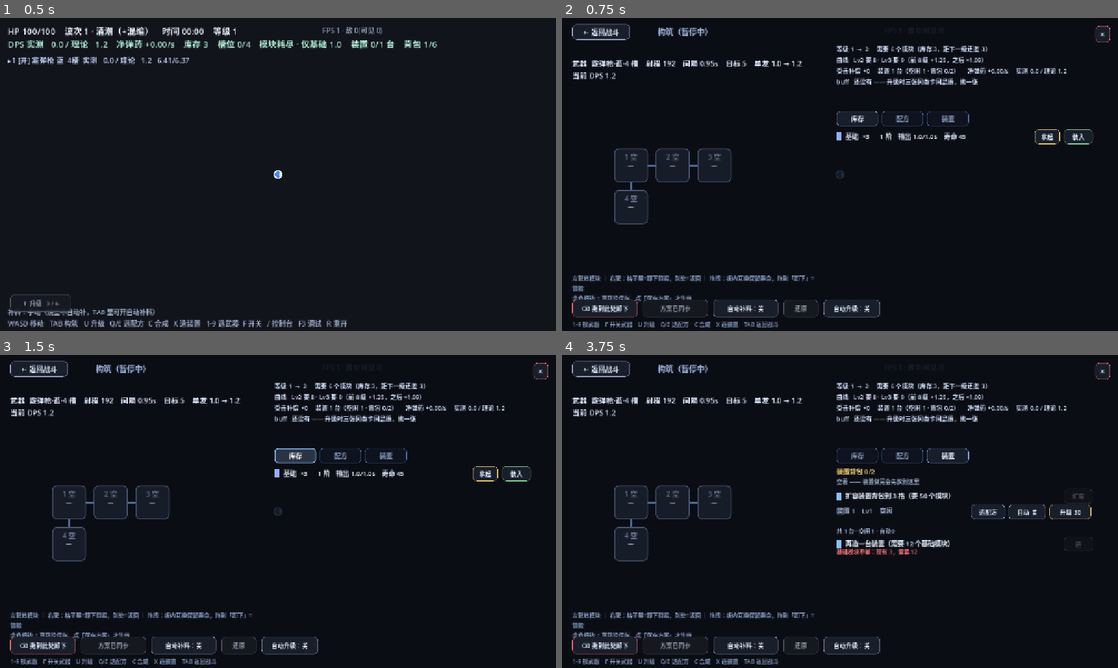
Above: before the commit, frames 1-4 (two rows, left to right).
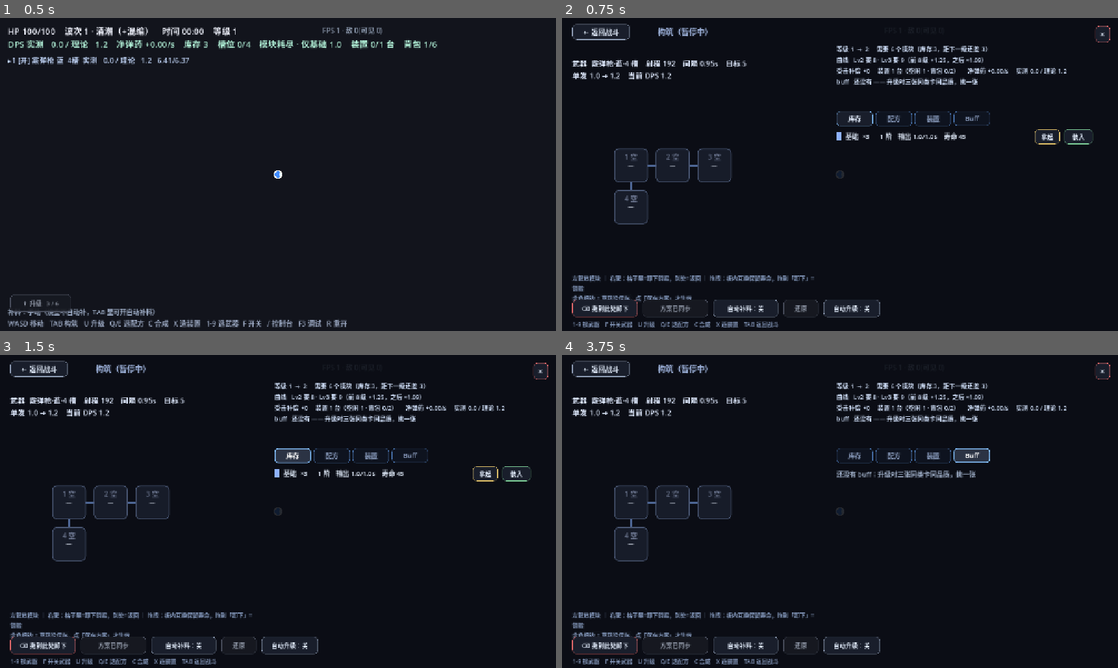
Above: after the commit, the same moments.

Repository: M1suK1/weapon-build-survivor
Game: Godot game, scene res://scenes/main.tscn
The game is run twice, just before and just after one commit, with the same random seed, the same clock (stepped at 60 frames per second) and the same inputs.
Inputs (mouse positions are in pixels of both pictures, inside the frame that each line leads up to):
- Up to frame 1 (0.5 s): no input
- Up to frame 2 (0.75 s): tap Enter at 0.5 s; move the mouse to (962, 158) at 0.52 s; hold D from 0.53 s (still down); tap Tab at 0.6 s; click (962, 158) at 0.67 s
- Up to frame 3 (1.5 s): tap Space at 0.77 s; release D at 1.25 s; click "库存" at 1.25 s
- Up to frame 4 (3.75 s): click "配方" at 2 s; click "装置" at 2.75 s; click (973, 455) at 3.5 s, where only the run after the commit has a clickable "Buff"

Frame 1 is identical in both runs. In frame 2, 0.7% of the frame differs, in the area x 1-77%, y 13-35%; in frame 3, 0.7%; in frame 4, 3.0%, in the area x 1-96%, y 13-65%.

Commit message:
fix(ui): 修好构筑屏右栏整块空白（buff 列表缺 fam 键），右栏新增 Buff 一栏

Diff:
--- a/scripts/game.gd
+++ b/scripts/game.gd
@@ -1129,10 +1129,10 @@
 	tab_bar = Control.new()
 	tab_bar.position = Vector2(632, 214)
 	build_root.add_child(tab_bar)
-	var tab_names := ["库存", "配方", "装置"]
-	for i in 3:
-		var tb := UIKit.button(tab_names[i], Vector2(96, 32), UIKit.C_BLUE, 15)
-		tb.position = Vector2(i * 104, 0)
+	var tab_names := ["库存", "配方", "装置", "Buff"]
+	for i in tab_names.size():
+		var tb := UIKit.button(String(tab_names[i]), Vector2(84, 32), UIKit.C_BLUE, 15)
+		tb.position = Vector2(i * 90, 0)
 		tb.pressed.connect(_set_tab.bind(i))
 		tab_bar.add_child(tb)
 		tab_btns.append(tb)
@@ -4018,7 +4018,7 @@
 			continue
 		var d: Dictionary = BUFFS[id]
 		out.append({
-			"id": String(id), "fam_name": String(d["fam_name"]),
+			"id": String(id), "fam": String(d["fam"]), "fam_name": String(d["fam_name"]), "cap_lv": int(d.get("max", BUFF_MAX_LEVEL)),
 			"q": String(d["q"]), "tier": int(d["tier"]), "lv": lv,
 		})
 	out.sort_custom(func(a, b): return int(a["tier"]) > int(b["tier"]))
@@ -4344,15 +4344,14 @@
 	build_top.text = "构筑（暂停中）"
 	lines.append("")
 	# 数值全部带满 buff（plan-v6 §10.6）：基础 → 当前，玩家能直接看到 buff 在涨
-	lines.append("武器  %s·%s·%d 槽    射程 %s    间隔 %s    目标 %s    单发 %s    当前 DPS %.1f" % [
+	lines.append("武器  %s·%s·%d 槽    射程 %s    间隔 %s    目标 %s" % [
 		str(WEAPONS[weapon["id"]]["name"]), QUALITY_NAME[int(weapon["quality"])],
 		(weapon["slots"] as Array).size(),
 		_eff_num(float(weapon["range"]), rng_now, "%.0f"),
 		_eff_num(float(weapon["interval"]), iv_now, "%.2f") + "s",
-		"全部" if int(weapon["targets"]) < 0 else _eff_num(float(weapon["targets"]), float(tg_now), "%.0f"),
-		_eff_num(float(weapon["base"]), _shot_power(), "%.1f"),
-		_weapon_dps(weapon)
+		"全部" if int(weapon["targets"]) < 0 else _eff_num(float(weapon["targets"]), float(tg_now), "%.0f")
 	])
+	lines.append("单发 %s    当前 DPS %.1f" % [_eff_num(float(weapon["base"]), _shot_power(), "%.1f"), _weapon_dps(weapon)])
 	if weapons.size() > 1:
 		var names: Array = []
 		for i in weapons.size():
@@ -4363,6 +4362,9 @@
 			])
 		lines.append("切换   " + "   ".join(names) + "    1-9 选   F 开关")
 	build_text.text = "\n".join(lines)
+	# 先重建右栏：即使下面的数值区出错，标签页也不会跟着空掉
+	_rebuild_tab()
+	_highlight_tab()
 
 	var info: Array = []
 	var need := level_cost()
@@ -4411,8 +4413,6 @@
 		info.append("缺料 %d 格：%s（%s）" % [miss.size(), " / ".join(mn),
 			"攒够会自动补" if auto_fill else "点格子手动补，或开自动补料"])
 	build_info.text = "\n".join(info)
-	_rebuild_tab()
-	_highlight_tab()
 
 
 func _set_tab(i: int) -> void:
@@ -4469,8 +4469,10 @@
 		_rebuild_tab_inv()
 	elif tab == 1:
 		_rebuild_tab_recipe()
+	elif tab == 2:
+		_rebuild_tab_device()
 	else:
-		_rebuild_tab_device()
+		_rebuild_tab_buff()
 
 
 func _tab_row(y: float, text: String, col: Color, btn: String, cb: Callable, enabled := true, tip := "", btn2 := "", cb2 := Callable(), tip_data := Callable()) -> void:
@@ -4690,6 +4692,47 @@
 	else:
 		_label(tab_body, Vector2(0, y + 6), 14, UIKit.C_DIM).text = "装置已满（%d 台）" % DEVICE_MAX
 
+## Buff 页：手上所有变体按类别分组，悬浮看当前/下一级效果（plan-v6 追加需求）
+func _rebuild_tab_buff() -> void:
+	var bl := _buff_list()
+	if bl.is_empty():
+		_label(tab_body, Vector2(0, 6), 15, UIKit.C_DIM).text = "还没有 buff：升级时三张同类卡同品质，挑一张"
+		return
+	var y := 0.0
+	for cat in ["atk", "eco", "sur"]:
+		var rows: Array = []
+		for b in bl:
+			var d: Dictionary = BUFFS[String(b["id"])]
+			if String(d["cat"]) == String(cat):
+				rows.append(b)
+		if rows.is_empty():
+			continue
+		if y > 0.0:
+			y += 6.0
+		var h := _label(tab_body, Vector2(0, y), 13, Color(0.52, 0.60, 0.74))
+		h.text = "— %s —" % String(BuffDB.CAT_NAME.get(String(cat), String(cat)))
+		y += 22.0
+		for b in rows:
+			if y >= 330.0:
+				_label(tab_body, Vector2(0, y + 2), 13, UIKit.C_DIM).text = "…还有更多（F3 面板里看全）"
+				return
+			var d2: Dictionary = BUFFS[String(b["id"])]
+			var chip := ColorRect.new()
+			chip.color = Color(d2["color"])
+			chip.position = Vector2(0, y + 6)
+			chip.size = Vector2(8, 18)
+			chip.mouse_filter = Control.MOUSE_FILTER_IGNORE
+			tab_body.add_child(chip)
+			var l := _label(tab_body, Vector2(14, y), 14, Color(0.84, 0.89, 0.96))
+			l.text = "%s · %s   Lv%d/%d" % [
+				String(d2["fam_name"]), String(BUFF_TIER_NAME[String(d2["q"])]),
+				int(b["lv"]), int(d2["max"])]
+			l.mouse_filter = Control.MOUSE_FILTER_PASS
+			_bind_tip(l, _buff_tip_data.bind(String(b["id"])))
+			y += 26.0
+	var foot := _label(tab_body, Vector2(0, y + 4), 12, UIKit.C_DIM)
+	foot.text = "共 %d 条变体 · 悬浮看下一级效果" % bl.size()
+
 
 ## 装置页的两个小回调（按钮只接了无参函数）
 func _expand_bag_from_tab() -> void:
